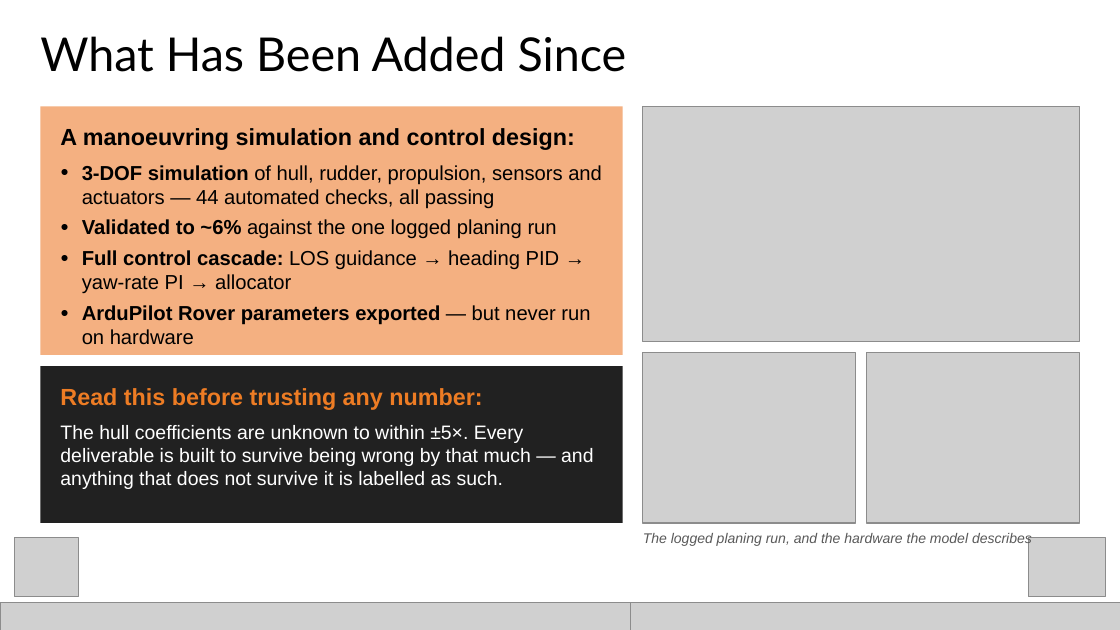
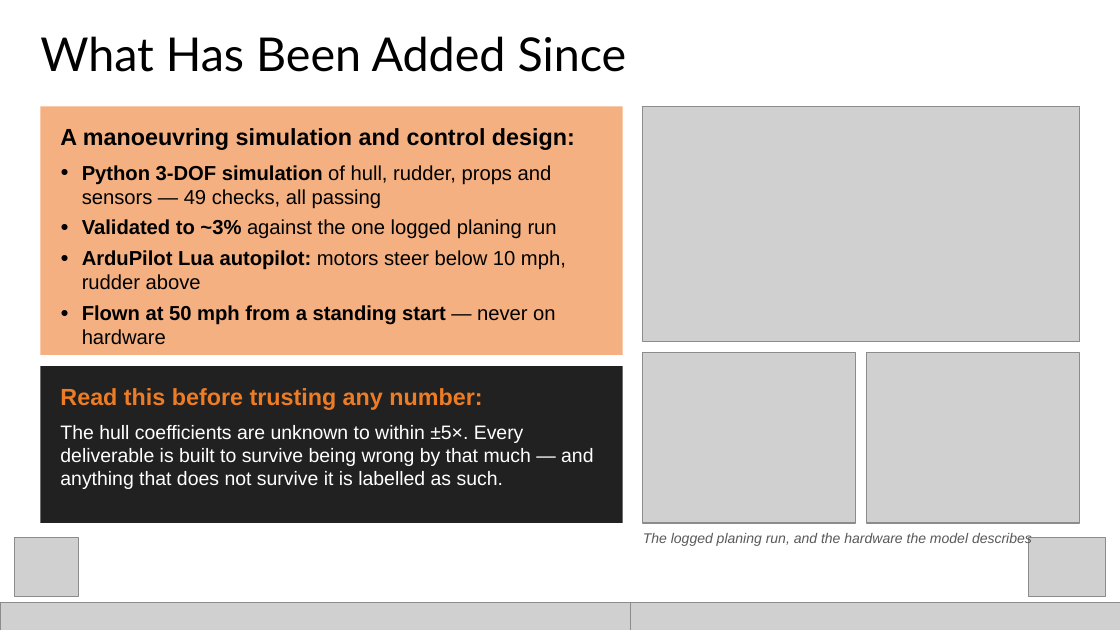
Before and after one commit to GrahamSmith2/Osprey, a slide deck: slide 6 of docs/Osprey_Status_and_Work_Remaining.pptx. Drawn at 1120x630 pixels with LibreOffice and Linux fonts; fonts in the diff are those of the drawing; grey boxes stand for pictures. Boxes give left, top, right and bottom in pixels: in the first picture for what was removed or moved away, otherwise in the second. Text is boxed around its words. In the diff, an @@ line names an element or a change of style, - is before the commit and + after.

```diff
--- a/docs/Osprey_Status_and_Work_Remaining.pptx
+++ b/docs/Osprey_Status_and_Work_Remaining.pptx
@@ text at bbox=[82, 165, 566, 345]: text changed @@
-● 3-DOF simulation of hull, rudder, propulsion, sensors and actuators — 44 automated checks, all passing
-● Validated to ~6% against the one logged planing run
-● Full control cascade: LOS guidance → heading PID → yaw-rate PI → allocator
-● ArduPilot Rover parameters exported — but never run on hardware
+● Python 3-DOF simulation of hull, rudder, props and sensors — 49 checks, all passing
+● Validated to ~3% against the one logged planing run
+● ArduPilot Lua autopilot: motors steer below 10 mph, rudder above
+● Flown at 50 mph from a standing start — never on hardware
```
Also in this commit, not shown: 5 other slides changed, 46 other files.
